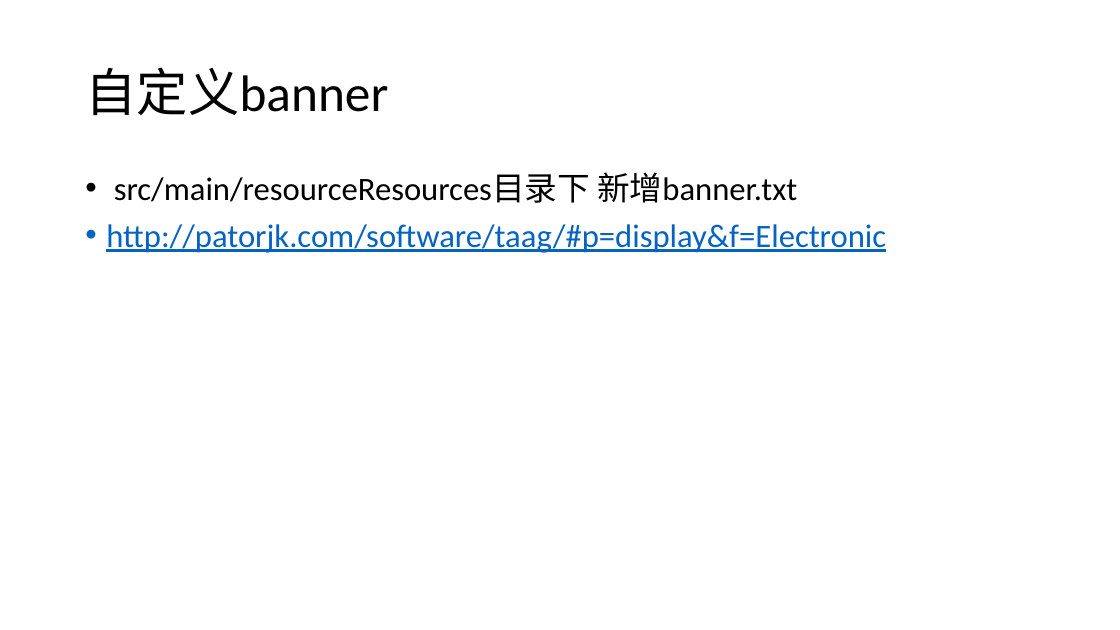
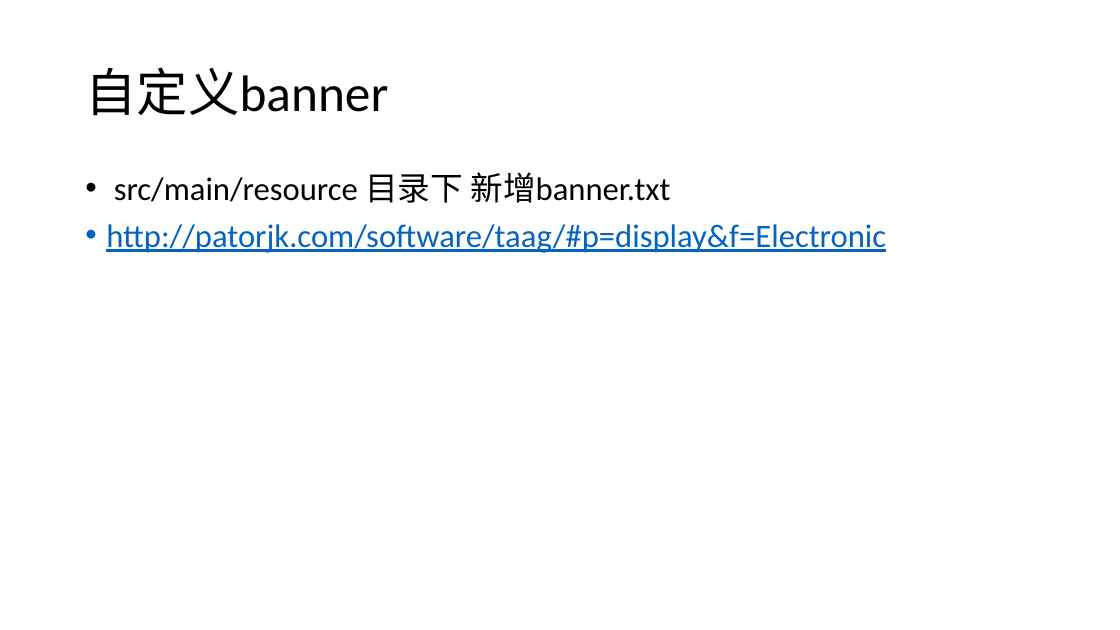
Before and after one commit to airuitian/MicroService, a slide deck: slide 6 of springboot/SpringBoot-2.pptx (slide 5 before the commit). Drawn at 1120x630 pixels with LibreOffice and Linux fonts; fonts in the diff are those of the drawing. Boxes give left, top, right and bottom in pixels: in the first picture for what was removed or moved away, otherwise in the second. Text is boxed around its words. In the diff, an @@ line names an element or a change of style, - is before the commit and + after.

```diff
--- a/springboot/SpringBoot-2.pptx
+++ b/springboot/SpringBoot-2.pptx
@@ text at (x1=114, y1=172, x2=670, y2=203): text changed @@
-• src/main/resourceResources目录下 新增banner.txt
+• src/main/resource 目录下 新增banner.txt
```
Also in this commit, not shown: 1 other slide changed, 4 slides added, 21 other files.
